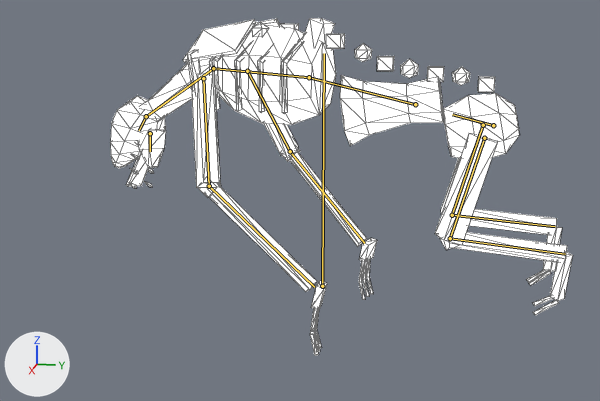
A saved change to the glTF model assets/models/creatures/cr_crawler.glb.
One viewpoint serves both versions: a 50 mm camera at (2.707, 0.811, 0.98) aimed at (-0.039, 0.262, 0.294). Lighting does not change. The marker at lower left points along +X, +Y and +Z. The older version comes first. Both versions are drawn at frame 28 of the action 'death'; the numbers are the values there. The bones that change, and the others that lie on the model, are drawn over the model as lines. Mesh edges are drawn as thin lines.

Objects in the first picture: 'cr_crawler'.
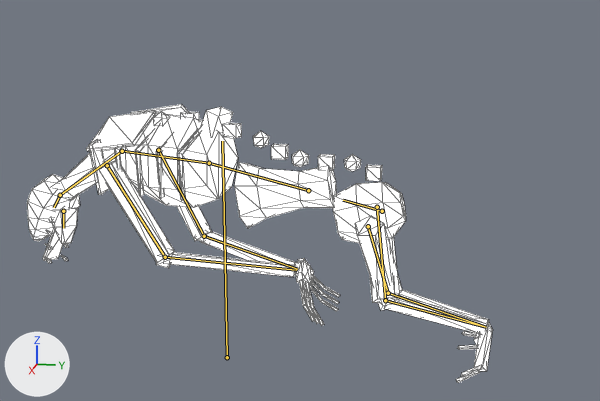
Location of each change, (x1, y1, x2, y2) in pixels of the pictures (600 x 401 px):
'cr_crawler', posed (17% shorter): before (110, 18, 573, 356); after (27, 104, 493, 383)
bone 'root', root to tip: before (322, 286) to (324, 53); after (227, 357) to (222, 141)
bone 'upper_arm.L', root to tip: before (203, 78) to (209, 186); after (107, 165) to (165, 257)
bone 'forearm.L', root to tip: before (209, 186) to (314, 287); after (165, 257) to (296, 270)
bone 'upper_arm.R', root to tip: before (247, 71) to (290, 151); after (158, 150) to (204, 236)
bone 'forearm.R', root to tip: before (290, 151) to (364, 243); after (204, 236) to (297, 269)
bone 'thigh.L', root to tip: before (484, 138) to (450, 238); after (368, 226) to (388, 293)
bone 'shin.L', root to tip: before (450, 238) to (565, 254); after (388, 293) to (486, 327)
bone 'thigh.R', root to tip: before (483, 125) to (452, 215); after (377, 207) to (385, 300)
bone 'shin.R', root to tip: before (452, 215) to (555, 226); after (385, 300) to (486, 327)

Diff of the bpy script that builds the scene:
```diff
--- a/assets/models/creatures/cr_crawler.glb.py
+++ b/assets/models/creatures/cr_crawler.glb.py
@@ bone_root @@
 bone_root = bpy.data.objects['crawler_rig'].pose.bones['root']
-bone_root.location = (0.0, 0.0, -0.35)
+bone_root.location = (0.0, -0.3, 0.0)
@@ bone_upper_arm_l @@
 bone_upper_arm_l = bpy.data.objects['crawler_rig'].pose.bones['upper_arm.L']  # child of 'chest'
-bone_upper_arm_l.rotation_quaternion = (0.908, 0.33, 0.089, 0.243)  # degrees (40, 0, 30)
+bone_upper_arm_l.rotation_quaternion = (0.791, 0.212, 0.148, 0.554)  # degrees (30, 0, 70)
@@ bone_forearm_l @@
 bone_forearm_l = bpy.data.objects['crawler_rig'].pose.bones['forearm.L']  # child of 'upper_arm.L'
-bone_forearm_l.rotation_quaternion = (0.966, 0.259, 0.0, 0.0)  # degrees (30, 0, 0)
+bone_forearm_l.rotation_quaternion = (0.94, 0.342, 0.0, 0.0)  # degrees (40, 0, 0)
@@ bone_upper_arm_r @@
 bone_upper_arm_r = bpy.data.objects['crawler_rig'].pose.bones['upper_arm.R']  # child of 'chest'
-bone_upper_arm_r.rotation_quaternion = (0.908, 0.33, -0.089, -0.243)  # degrees (40, 0, -30)
+bone_upper_arm_r.rotation_quaternion = (0.791, 0.212, -0.148, -0.554)  # degrees (30, 0, -70)
@@ bone_forearm_r @@
 bone_forearm_r = bpy.data.objects['crawler_rig'].pose.bones['forearm.R']  # child of 'upper_arm.R'
-bone_forearm_r.rotation_quaternion = (0.966, 0.259, 0.0, 0.0)  # degrees (30, 0, 0)
+bone_forearm_r.rotation_quaternion = (0.94, 0.342, 0.0, 0.0)  # degrees (40, 0, 0)
@@ bone_thigh_l @@
 bone_thigh_l = bpy.data.objects['crawler_rig'].pose.bones['thigh.L']  # child of 'pelvis'
-bone_thigh_l.rotation_quaternion = (0.97, 0.171, 0.03, 0.171)  # degrees (20, 0, 20)
+bone_thigh_l.rotation_quaternion = (0.831, 0.146, 0.093, 0.529)  # degrees (20, 0, 65)
@@ bone_shin_l @@
 bone_shin_l = bpy.data.objects['crawler_rig'].pose.bones['shin.L']  # child of 'thigh.L'
-bone_shin_l.rotation_quaternion = (1.0, 0.0, 0.0, 0.0)  # degrees (0, 0, 0)
+bone_shin_l.rotation_quaternion = (0.966, -0.259, 0.0, 0.0)  # degrees (-30, 0, 0)
@@ bone_thigh_r @@
 bone_thigh_r = bpy.data.objects['crawler_rig'].pose.bones['thigh.R']  # child of 'pelvis'
-bone_thigh_r.rotation_quaternion = (0.97, 0.171, -0.03, -0.171)  # degrees (20, 0, -20)
+bone_thigh_r.rotation_quaternion = (0.831, 0.146, -0.093, -0.529)  # degrees (20, 0, -65)
@@ bone_shin_r @@
 bone_shin_r = bpy.data.objects['crawler_rig'].pose.bones['shin.R']  # child of 'thigh.R'
-bone_shin_r.rotation_quaternion = (1.0, 0.0, 0.0, 0.0)  # degrees (0, 0, 0)
+bone_shin_r.rotation_quaternion = (0.966, -0.259, 0.0, 0.0)  # degrees (-30, 0, 0)
```
